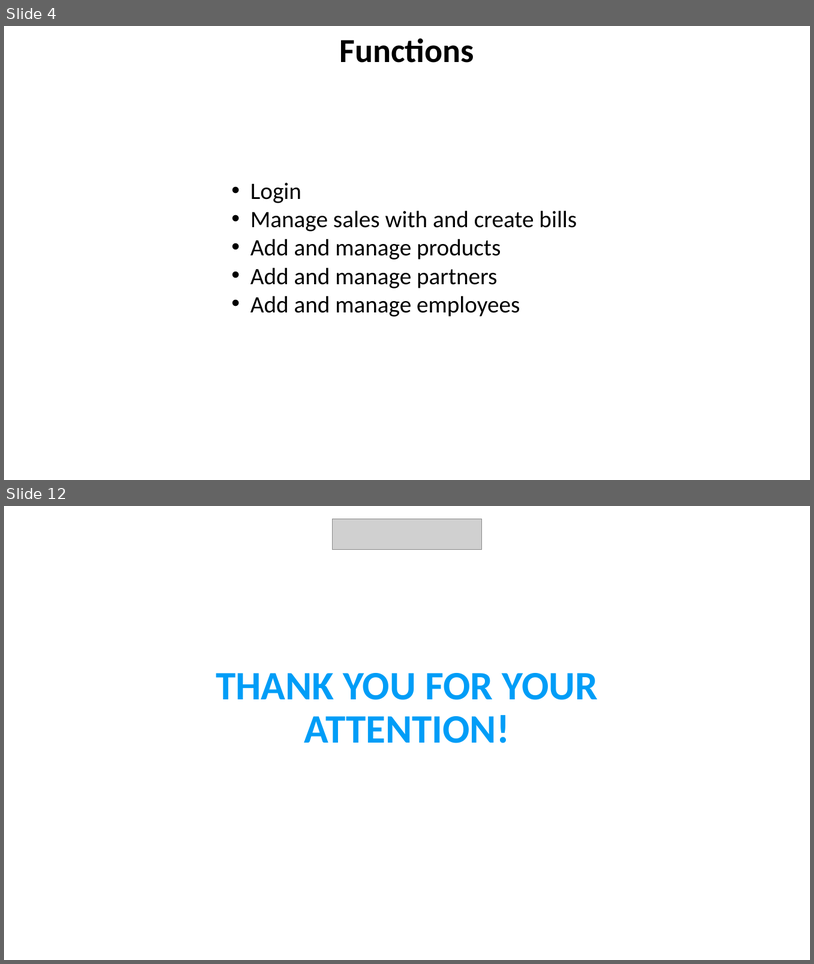
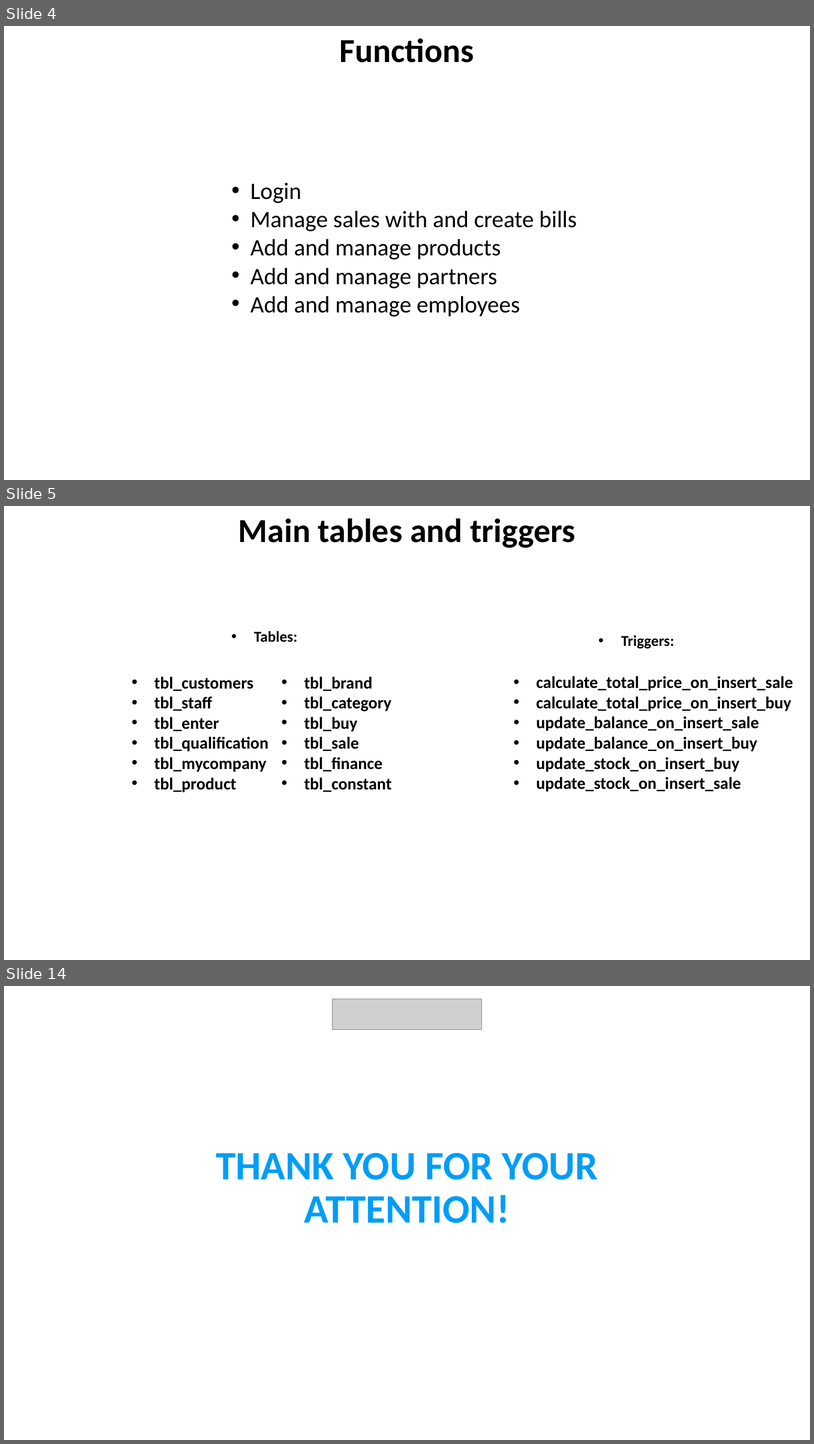
Before and after one commit to baczur-zsolt/serpa, a slide deck: Vizsgaremek.pptx. Shown one above the other, each under a label of ours: slides 4 and 12 before the commit, slides 4, 5 and 14 after it; the slides between them are not shown. The pictures are 814x964 and 814x1444 pixels, drawn with LibreOffice and Linux fonts; fonts in the diff are those of the drawing; grey boxes stand for pictures; background and template pictures are left out. Boxes give left, top, right and bottom in pixels: in the first picture for what was removed or moved away, otherwise in the second. Text is boxed around its words. In the diff, an @@ line names an element or a change of style, - is before the commit and + after.

```diff
--- a/Vizsgaremek.pptx
+++ b/Vizsgaremek.pptx
@@ slide 5 added at (4,506,810,960), background picture (left out) @@
@@ text added at (239,518,575,548), 40 pt, text #000000, bold @@
+Main tables and triggers
@@ text added at (254,631,297,642), 18 pt, text #000000, bold @@
+• Tables:
@@ text added at (621,635,674,649), 18 pt, text #000000, bold @@
+• Triggers:
@@ text added at (155,676,269,792), 20 pt, text #000000, bold @@
+• tbl_customers
+• tbl_staff
+• tbl_enter
+• tbl_qualification
+• tbl_mycompany
+• tbl_product
@@ text added at (305,676,392,792), 20 pt, text #000000, bold @@
+• tbl_brand
+• tbl_category
+• tbl_buy
+• tbl_sale
+• tbl_finance
+• tbl_constant
@@ text added at (536,676,793,792), 20 pt, text #000000, bold @@
+• calculate_total_price_on_insert_sale
+• calculate_total_price_on_insert_buy
+• update_balance_on_insert_sale
+• update_balance_on_insert_buy
+• update_stock_on_insert_buy
+• update_stock_on_insert_sale
@@ text added at (606,726,611,742), 18 pt, text #FFFFFF @@
+t
@@ what was slide 12 is now slide 14 @@
```
Also in this commit, not shown: 7 slides changed, 2 other slides added, 1 slide removed.
